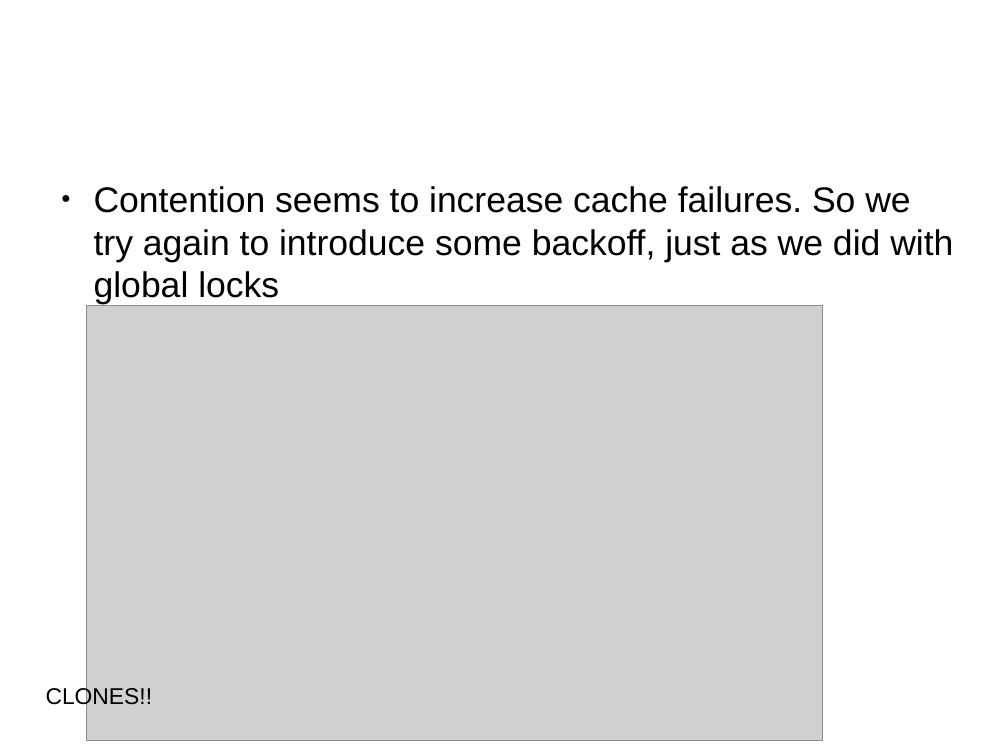
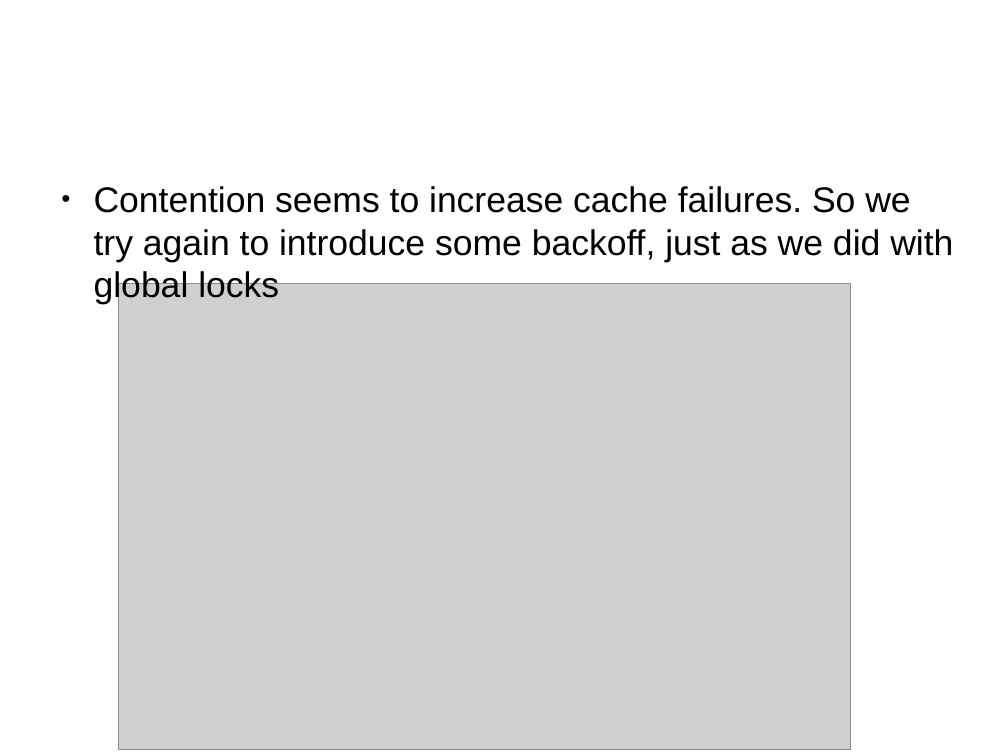
Before and after one commit to mpastyl/my_thesis, a slide deck: slide 31 of presentation.odp. Drawn at 1008x756 pixels with LibreOffice and Linux fonts; fonts in the diff are those of the drawing; grey boxes stand for pictures. Boxes give left, top, right and bottom in pixels: in the first picture for what was removed or moved away, otherwise in the second. Text is boxed around its words. In the diff, an @@ line names an element or a change of style, - is before the commit and + after.

```diff
--- a/presentation.odp
+++ b/presentation.odp
@@ picture: place and size @@
-picture at bbox=[87, 306, 823, 741]
+picture at bbox=[119, 284, 851, 750]
@@ text removed at bbox=[46, 685, 153, 709] @@
-CLONES!!
```
Also in this commit, not shown: 6 other slides changed, 2 slides added, 2 slides removed.
